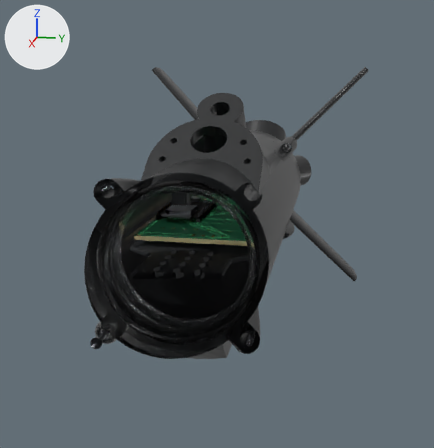
Two versions of the glTF model web/public/models/aquascan-probe.glb, one commit apart.
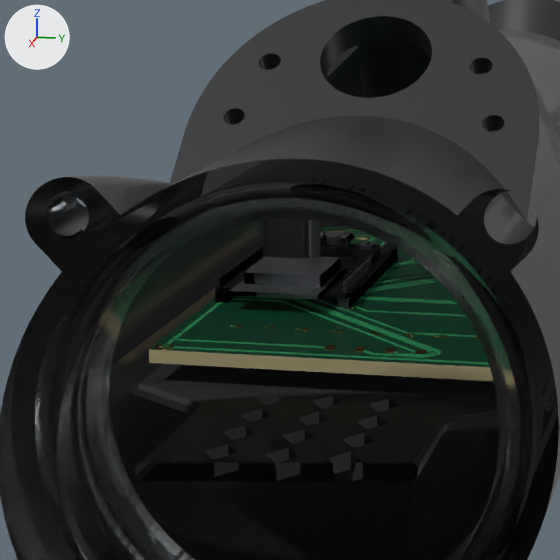
Each version appears first whole from a 50 mm camera at (0.258, 0.072, 0.087) aimed at (-0.115, -0.003, -0.007), and next in a close-up on the part from 20% to 62% of the width and 27% to 68% of the height. The axes (+X, +Y, +Z) are drawn at upper left. The lights are the same throughout. The first two pictures are the older version. Everything nearer to the camera than a plane just in front of the edit is cut away. Where no turn or scale is listed for an object, it has been applied to the vertices. Vertices at exactly the same position are counted once.

Names of what the first close-up shows: 'component_tray', 'main_body', 'nose_cone', 'oring_front_0', 'oring_front_1', 'pcb', 'tail_base', 'tether_mount' and 1 more.
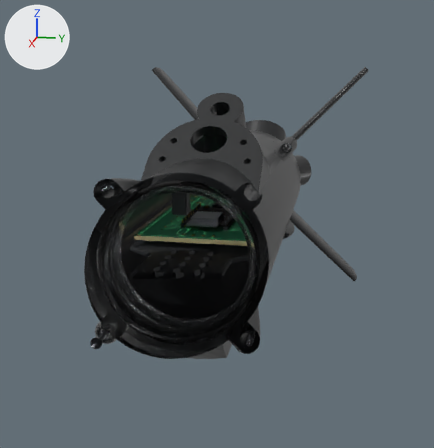
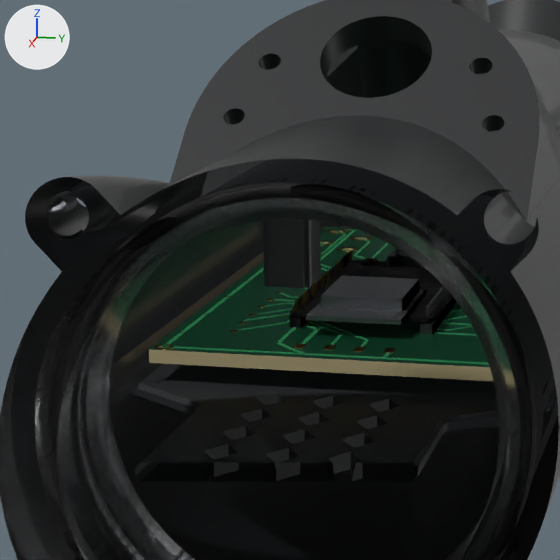
Commit message: Center the ESP32 on the probe PCB model

What differs and where, as boxes [x1, y1, x2, y2] in the close-ups (560 x 560 px; the box of a moved part takes in the faces that stretch with it):
part 1 of me_obj_pcb_aquascan_probe_official_pcb, moved or reshaped
    before: [338, 250, 398, 309]
    after: [420, 297, 457, 334]
part 2 of me_obj_pcb_aquascan_probe_official_pcb, moved or reshaped
    before: [343, 281, 347, 292]
    after: [440, 287, 444, 298]
part 3 of me_obj_pcb_aquascan_probe_official_pcb, moved or reshaped (not visible afterwards)
    before: [346, 278, 350, 289]
part 4 of me_obj_pcb_aquascan_probe_official_pcb, moved or reshaped
    before: [357, 268, 361, 279]
    after: [426, 305, 430, 317]
part 5 of me_obj_pcb_aquascan_probe_official_pcb, moved or reshaped
    before: [220, 276, 224, 293]
    after: [436, 293, 440, 304]
part 6 of me_obj_pcb_aquascan_probe_official_pcb, moved or reshaped
    before: [223, 273, 227, 284]
    after: [438, 290, 442, 301]
part 7 of me_obj_pcb_aquascan_probe_official_pcb, moved or reshaped
    before: [375, 250, 379, 261]
    after: [433, 296, 437, 308]
part 8 of me_obj_pcb_aquascan_probe_official_pcb, moved or reshaped
    before: [227, 270, 231, 281]
    after: [428, 302, 432, 314]
part 9 of me_obj_pcb_aquascan_probe_official_pcb, moved or reshaped
    before: [380, 246, 384, 256]
    after: [443, 286, 446, 296]
part 10 of me_obj_pcb_aquascan_probe_official_pcb, moved or reshaped
    before: [230, 268, 235, 279]
    after: [431, 299, 435, 311]
part 11 of me_obj_pcb_aquascan_probe_official_pcb, moved or reshaped
    before: [244, 256, 341, 287]
    after: [321, 276, 420, 311]
part 12 of me_obj_pcb_aquascan_probe_official_pcb, deleted
    before: [227, 230, 479, 354]
part 13 of me_obj_pcb_aquascan_probe_official_pcb, reshaped
    before: [163, 235, 478, 358]
    after: [226, 229, 477, 358]

Patch to the scene script:
```diff
--- a/web/public/models/aquascan-probe.glb.py
+++ b/web/public/models/aquascan-probe.glb.py
@@ me_obj_pcb_aquascan_probe_official_pcb @@
 # used by ob_pcb; location = (-0.1, 0.0, 0.004)
-me_obj_pcb_aquascan_probe_official_pcb.from_pydata(...)  # 40614 vertices, 72759 faces; spans x -0.0584..0.0584, y -0.034..0.034, z -0.0072..0.0072
+me_obj_pcb_aquascan_probe_official_pcb.from_pydata(...)  # 39615 vertices, 71366 faces; spans x -0.0584..0.0584, y -0.034..0.034, z -0.0072..0.0072
+# me_obj_pcb_aquascan_probe_official_pcb part 1: the loose piece of 840 vertices spanning x -0.0257..0.0215, y -0.0083..-0.0058, z -0.0013..0.0011 is moved by (0.0164, 0.0194, 0.0)
+# me_obj_pcb_aquascan_probe_official_pcb part 2: the loose piece of 16 vertices spanning x 0.0199..0.0206, y -0.0073..-0.0067, z -0.0072..0.0041 is moved by (0.0015, 0.0194, 0.0)
+# me_obj_pcb_aquascan_probe_official_pcb part 3: the loose piece of 16 vertices spanning x 0.0175..0.0181, y -0.0073..-0.0067, z -0.0072..0.0041 is moved by (-0.001, 0.0194, 0.0)
+# me_obj_pcb_aquascan_probe_official_pcb part 4: the loose piece of 16 vertices spanning x 0.0075..0.0082, y -0.0073..-0.0067, z -0.0072..0.0041 is moved by (0.0288, 0.0194, 0.0)
+# me_obj_pcb_aquascan_probe_official_pcb part 5: the loose piece of 16 vertices spanning x 0.0199..0.0206, y -0.0322..-0.0315, z -0.0072..0.0041 is moved by (0.0064, 0.0443, 0.0), in mat_pcb_tin (light grey #d8dce1)
+# me_obj_pcb_aquascan_probe_official_pcb part 6: the loose piece of 16 vertices spanning x 0.0175..0.0181, y -0.0322..-0.0315, z -0.0072..0.0041 is moved by (0.0064, 0.0443, 0.0), in mat_pcb_tin (light grey #d8dce1)
+# me_obj_pcb_aquascan_probe_official_pcb part 7: the loose piece of 16 vertices spanning x -0.0099..-0.0092, y -0.0073..-0.0067, z -0.0072..0.0041 is moved by (0.0387, 0.0194, 0.0)
+# me_obj_pcb_aquascan_probe_official_pcb part 8: the loose piece of 16 vertices spanning x 0.015..0.0156, y -0.0322..-0.0315, z -0.0072..0.0041 is moved by (0.0188, 0.0443, 0.0), in mat_pcb_tin (light grey #d8dce1)
+# me_obj_pcb_aquascan_probe_official_pcb part 9: the loose piece of 16 vertices spanning x -0.0148..-0.0142, y -0.0073..-0.0067, z -0.0072..0.0041 is moved by (0.0337, 0.0194, 0.0)
+# me_obj_pcb_aquascan_probe_official_pcb part 10: the loose piece of 16 vertices spanning x 0.0125..0.0131, y -0.0322..-0.0315, z -0.0072..0.0041 is moved by (0.0188, 0.0443, 0.0), in mat_pcb_tin (light grey #d8dce1)
+# me_obj_pcb_aquascan_probe_official_pcb part 11: the loose piece of 189 vertices spanning x 0.0036..0.0208, y -0.0272..-0.0117, z 0.0029..0.0052 is moved by (0.0164, 0.0194, 0.0)
+# me_obj_pcb_aquascan_probe_official_pcb part 12: 205 loose pieces with 11780 vertices, spanning x -0.0524..0.0524, y -0.0328..0.0294, z -0.0072..0.0047, are deleted
+# me_obj_pcb_aquascan_probe_official_pcb part 13: 30 vertices moved within x -0.0536..0.0524, y -0.0076..0.0186, z -0.001..-0.0009; 8988 vertices removed from x -0.0549..0.0543, y -0.0331..0.0302, z -0.0013..0.0029; 19769 vertices added at x -0.0562..0.0565, y -0.0323..0.0321, z -0.0072..0.0047
+# other edits to the shape of me_obj_pcb_aquascan_probe_official_pcb do not show in these pictures
 me_obj_pcb_aquascan_probe_official_pcb.materials.append(mat_pcb_gold)
```
